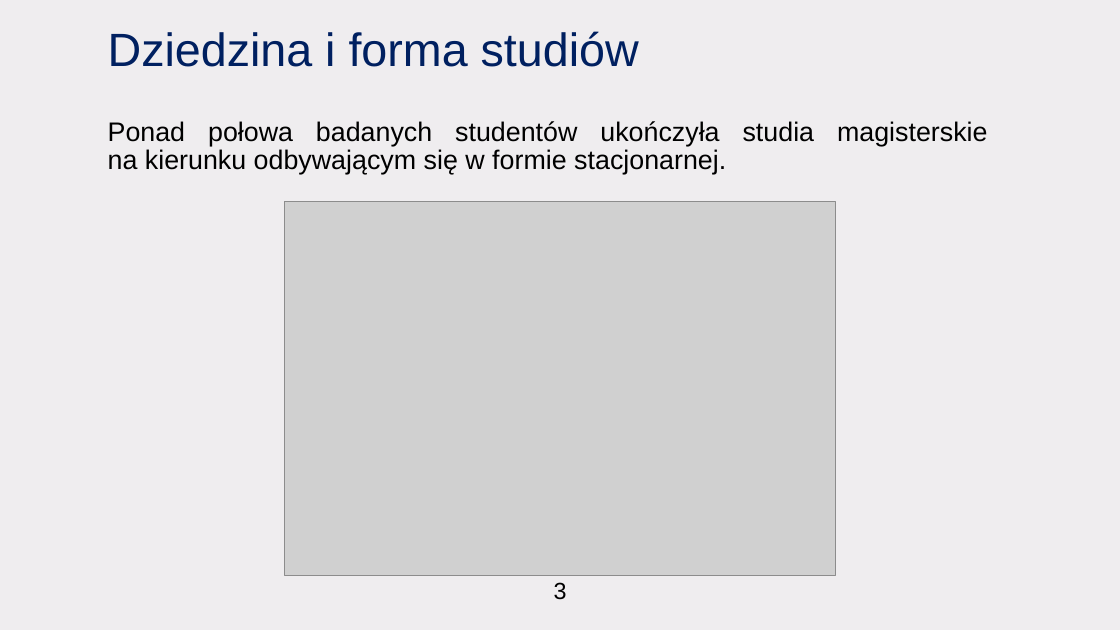
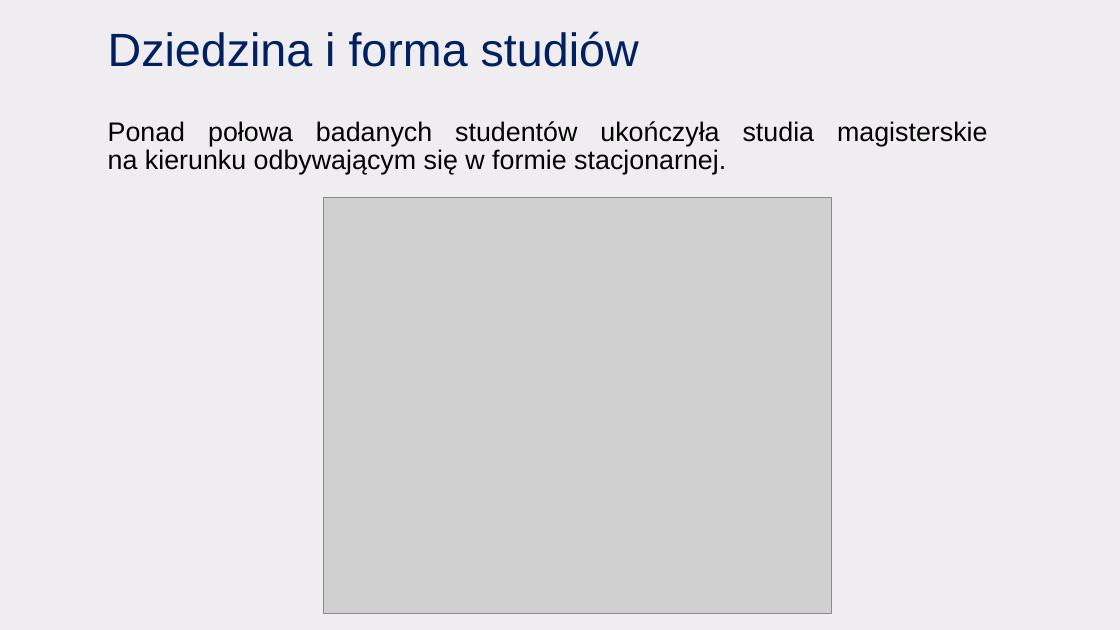
Before and after one commit to CptQuak/CasestudyGraduateEarnings, a slide deck: slide 4 of casestudy.pptx. Drawn at 1120x630 pixels with LibreOffice and Linux fonts; fonts in the diff are those of the drawing; grey boxes stand for pictures. Boxes give left, top, right and bottom in pixels: in the first picture for what was removed or moved away, otherwise in the second. Text is boxed around its words. In the diff, an @@ line names an element or a change of style, - is before the commit and + after.

```diff
--- a/casestudy.pptx
+++ b/casestudy.pptx
@@ picture: place and size @@
-picture at (285,202,835,575)
+picture at (323,197,832,613)
@@ text removed at (554,582,567,600) @@
-3
```
Also in this commit, not shown: 5 other slides changed, 3 other files.
